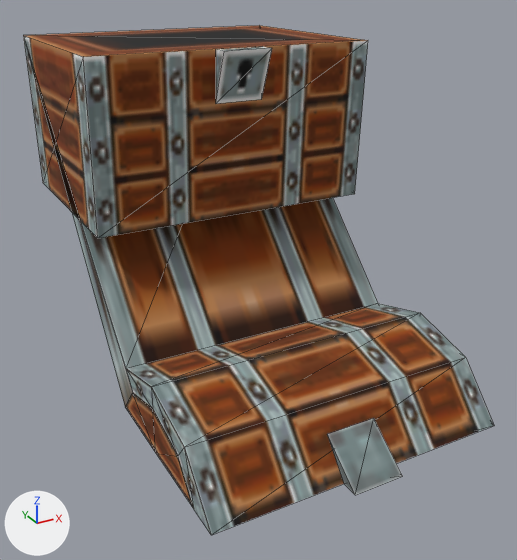
An edit to the glTF model site/public/sm64ds/models/t_box.glb, drawn before and after from the same camera.
One viewpoint serves both versions: a camera (50 mm lens) standing at (-24.4, -47.1, 30.3) and looking at (0.0, -2.8, 8.2). Lighting does not change. The marker at lower left points along +X, +Y and +Z. The picture after the commit comes second. Mesh edges are drawn as thin lines. Vertices at exactly the same position are counted once.

In view in the first picture: 't_box'.
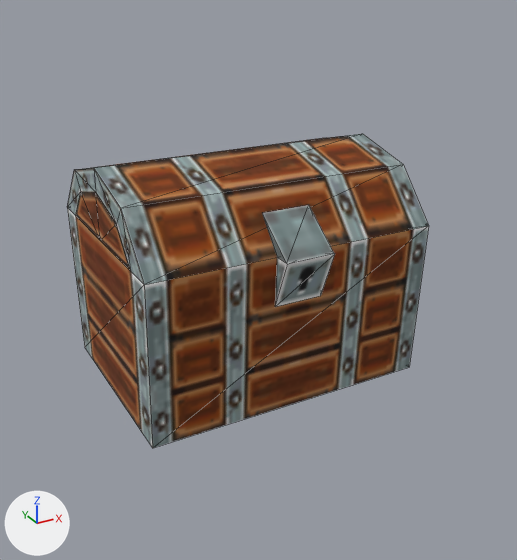
Diff of the bpy script that builds the scene:
```diff
--- a/site/public/sm64ds/models/t_box.glb.py
+++ b/site/public/sm64ds/models/t_box.glb.py
@@ me_t_box @@
 # used by ob_t_box; location = (0.0, 0.0, 0.0)
-me_t_box.from_pydata(...)  # 40 vertices, 62 faces; spans x -11.2..11.2, y -18.8..17.5, z 0.0..25.0
+me_t_box.from_pydata(...)  # 38 vertices, 62 faces; spans x -11.2..11.2, y -10.1..8.8, z 0.0..17.8
+# me_t_box part 1: the loose piece of 6 vertices spanning x -1.9..1.9, y -1.3..0.2, z 21.2..25.0 is moved by (0.0, -8.8, -12.5)
+# me_t_box part 2: the loose piece of 6 vertices spanning x -1.9..1.9, y -18.8..-15.4, z 0.0..2.5 is moved by (0.0, 8.8, 12.5)
+# me_t_box part 3: the loose piece of 28 vertices spanning x -11.2..11.2, y -17.5..17.5, z 0.0..25.0 is rebuilt with 26 vertices and now spans x -11.2..11.2, y -8.8..8.8, z 0.0..17.8
 me_t_box.materials.append(mat_mat_t_box)
```

Where the change shows, as pixel boxes [x1, y1, x2, y2] in the pictures (517 x 560 px; the box of a moved part takes in the faces that stretch with it):
't_box', reshaped (23% narrower, 38% shorter)
    before: [23, 25, 494, 535]
    after: [67, 134, 429, 448]
part 1 of me_t_box, moved or reshaped
    before: [216, 47, 272, 104]
    after: [275, 254, 335, 307]
part 2 of me_t_box, moved or reshaped
    before: [327, 418, 402, 495]
    after: [262, 205, 334, 263]
part 3 of me_t_box, rebuilt (23% narrower, 38% shorter)
    before: [23, 25, 494, 535]
    after: [67, 134, 429, 448]
